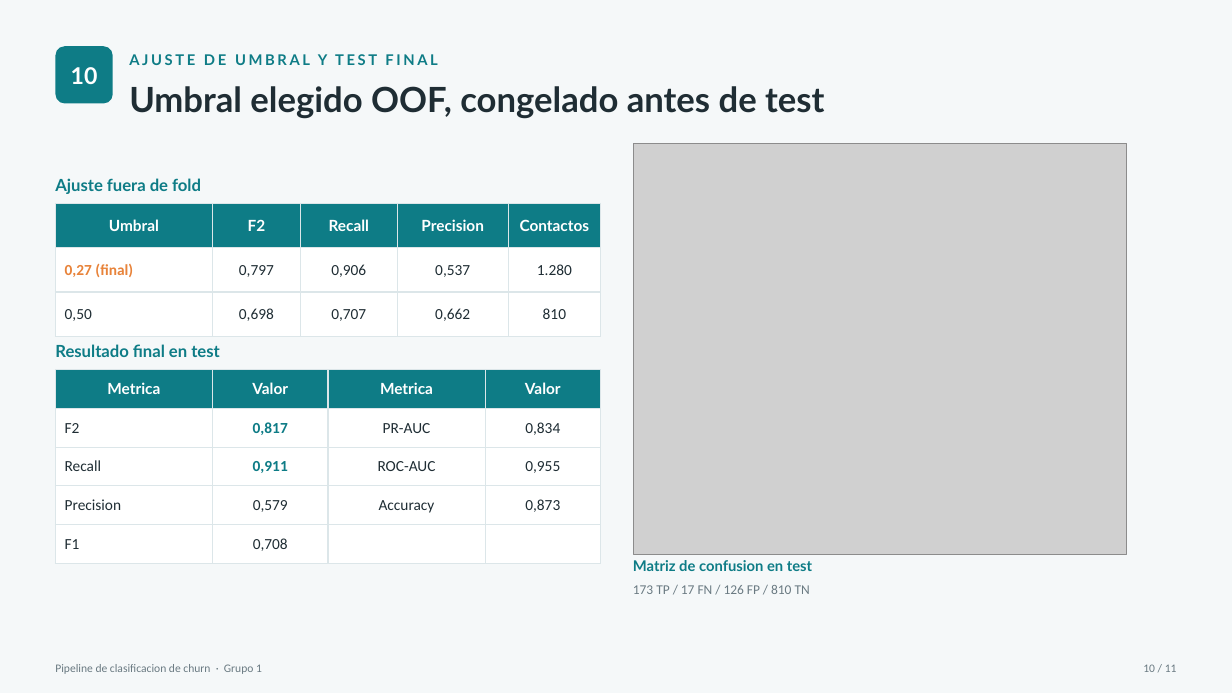
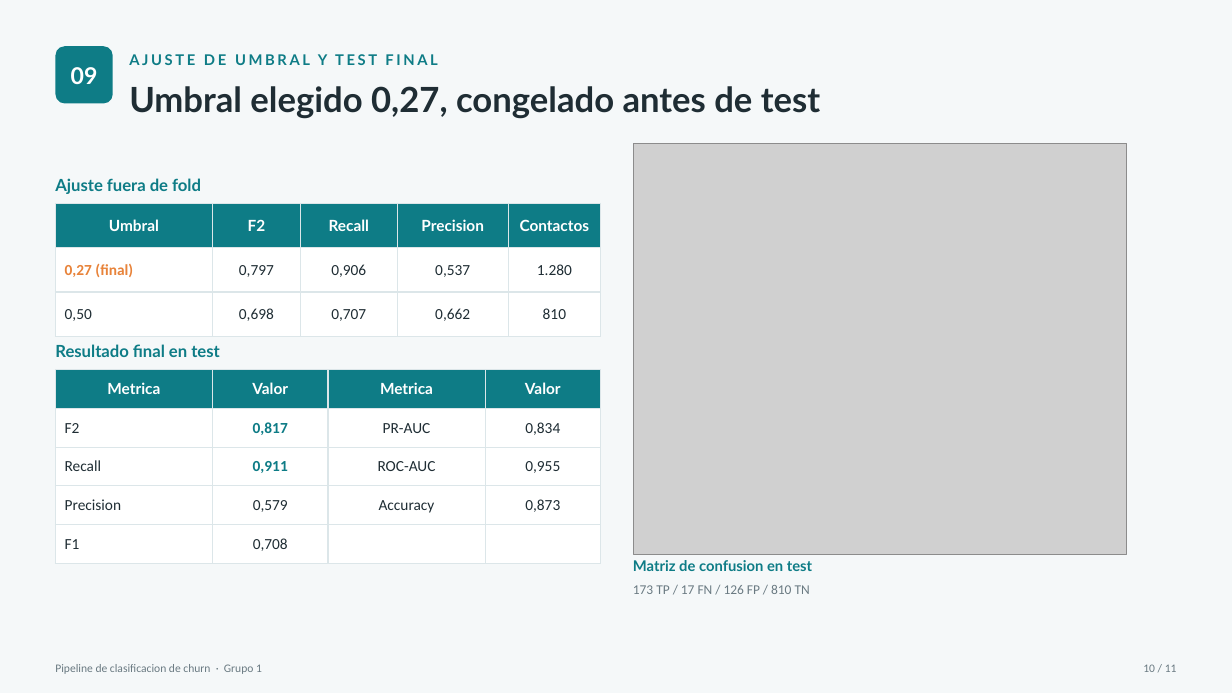
Before and after one commit to FelipeTamaki/TP_IA_aplicada_a_negocios_churn_Grupo1, a slide deck: slide 10 of presentacion_tecnica_churn.pptx (slide 11 before the commit). Drawn at 1232x693 pixels with LibreOffice and Linux fonts; fonts in the diff are those of the drawing; grey boxes stand for pictures. Boxes give left, top, right and bottom in pixels: in the first picture for what was removed or moved away, otherwise in the second. Text is boxed around its words. In the diff, an @@ line names an element or a change of style, - is before the commit and + after.

```diff
--- a/presentacion_tecnica_churn.pptx
+++ b/presentacion_tecnica_churn.pptx
@@ text at (x1=71, y1=67, x2=98, y2=84): text changed @@
-10
+09
@@ text at (x1=129, y1=86, x2=820, y2=119): text changed @@
-Umbral elegido OOF, congelado antes de test
+Umbral elegido 0,27, congelado antes de test
```
Also in this commit, not shown: 9 other slides changed, 1 slide removed.
